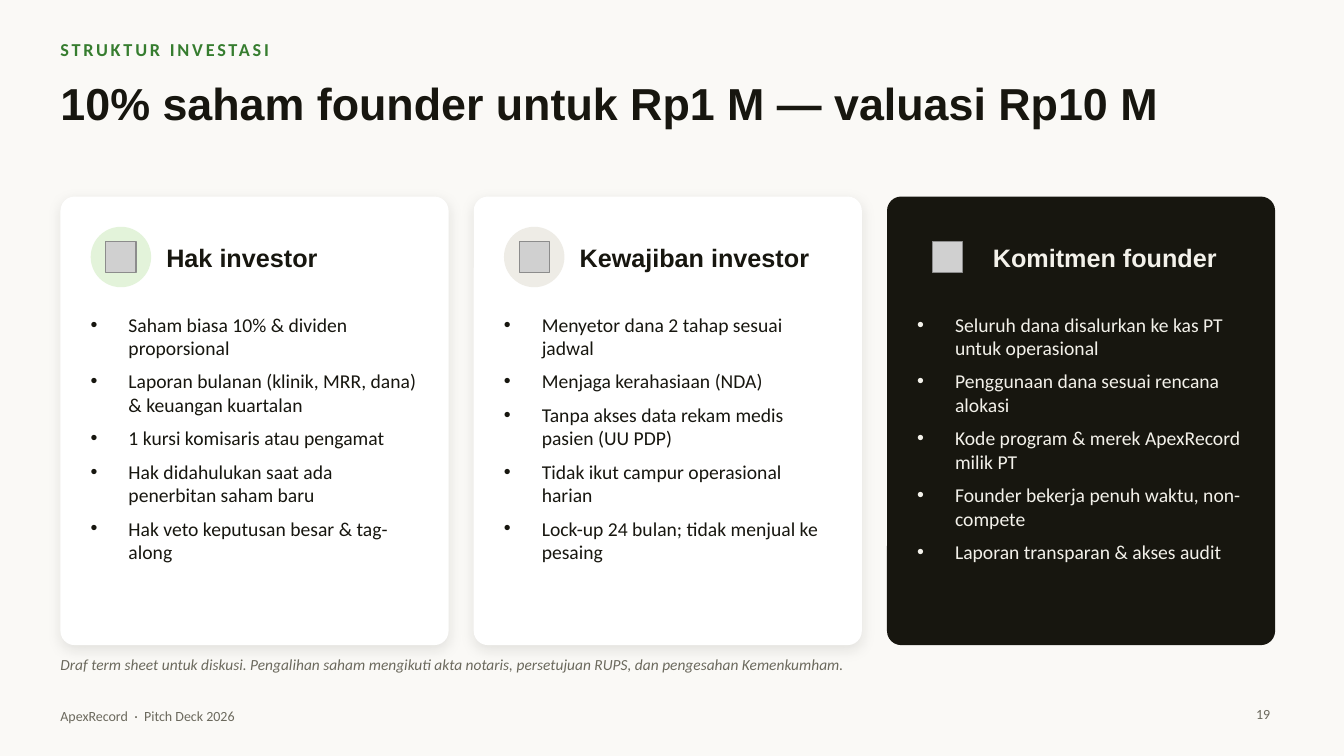
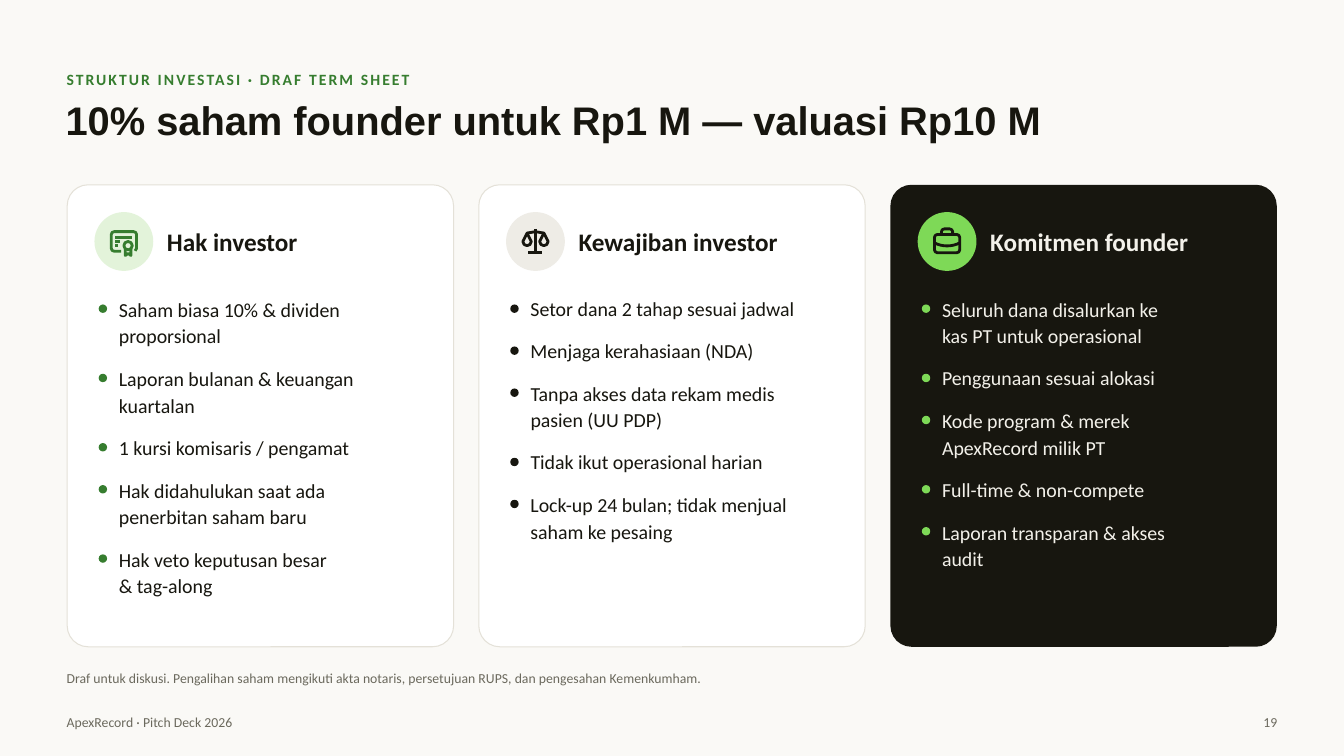
Before and after one commit to fajrulichsanai/apex-record, a slide deck: slide 19 of docs/pitch-deck/ApexRecord-Pitch-Deck.pptx. Drawn at 1344x756 pixels with LibreOffice and Linux fonts; fonts in the diff are those of the drawing; grey boxes stand for pictures. Boxes give left, top, right and bottom in pixels: in the first picture for what was removed or moved away, otherwise in the second. Text is boxed around its words. In the diff, an @@ line names an element or a change of style, - is before the commit and + after.

```diff
--- a/docs/pitch-deck/ApexRecord-Pitch-Deck.pptx
+++ b/docs/pitch-deck/ApexRecord-Pitch-Deck.pptx
@@ text at bbox=[67, 70, 456, 94]: text changed; size 13 to 11.2 pt @@
-STRUKTUR INVESTASI
+STRUKTUR INVESTASI · DRAF TERM SHEET
@@ text "10% saham founder untuk Rp1 ...": place and size @@
-text "10% saham founder untuk Rp1 ..." at bbox=[60, 87, 1157, 129]
+text "10% saham founder untuk Rp1 ..." at bbox=[66, 106, 1041, 143]
@@ text "10% saham founder untuk Rp1 ..." at bbox=[66, 106, 1041, 143]: size 32 to 28.5 pt @@
@@ rounded rectangle at bbox=[68, 185, 454, 646]: outline none to #E4E1D8 0.75 pt; shadow off; proportions changed @@
@@ rounded rectangle: place and size @@
-rounded rectangle at bbox=[60, 197, 449, 645]
+rounded rectangle at bbox=[68, 185, 454, 646]
@@ rounded rectangle: place and size @@
-rounded rectangle at bbox=[474, 197, 862, 645]
+rounded rectangle at bbox=[479, 185, 865, 646]
@@ rounded rectangle at bbox=[479, 185, 865, 646]: outline none to #E4E1D8 0.75 pt; shadow off; proportions changed @@
@@ rounded rectangle: place and size @@
-rounded rectangle at bbox=[887, 197, 1275, 645]
+rounded rectangle at bbox=[890, 185, 1276, 646]
@@ rounded rectangle at bbox=[890, 185, 1276, 646]: proportions changed @@
@@ ellipse: place and size @@
-ellipse at bbox=[91, 227, 151, 287]
+ellipse at bbox=[95, 212, 153, 270]
@@ font Arial to Calibri; vertical alignment middle to top in 3 elements at bbox=[579, 233, 777, 256], bbox=[990, 233, 1188, 251], bbox=[167, 233, 297, 251] @@
@@ ellipse: place and size @@
-ellipse at bbox=[504, 227, 565, 287]
+ellipse at bbox=[506, 212, 565, 270]
@@ ellipse: place and size @@
-ellipse at bbox=[918, 227, 978, 287]
+ellipse at bbox=[918, 212, 976, 270]
@@ ellipse at bbox=[918, 212, 976, 270]: fill #17160F to #7ED957 @@
@@ picture removed at bbox=[106, 242, 136, 272] @@
@@ picture removed at bbox=[519, 242, 549, 272] @@
@@ picture removed at bbox=[933, 242, 963, 272] @@
@@ text removed at bbox=[128, 318, 416, 563] @@
-• Saham biasa 10% & dividen proporsional
-• Laporan bulanan (klinik, MRR, dana) & keuangan kuartalan
-• 1 kursi komisaris atau pengamat
-• Hak didahulukan saat ada penerbitan saham baru
-• Hak veto keputusan besar & tag-along
@@ text removed at bbox=[542, 318, 818, 563] @@
-• Menyetor dana 2 tahap sesuai jadwal
-• Menjaga kerahasiaan (NDA)
-• Tanpa akses data rekam medis pasien (UU PDP)
-• Tidak ikut campur operasional harian
-• Lock-up 24 bulan; tidak menjual ke pesaing
@@ text removed at bbox=[955, 318, 1240, 562] @@
-• Seluruh dana disalurkan ke kas PT untuk operasional
-• Penggunaan dana sesuai rencana alokasi
-• Kode program & merek ApexRecord milik PT
-• Founder bekerja penuh waktu, non-compete
-• Laporan transparan & akses audit
@@ group added at bbox=[510, 229, 794, 543]: 5 freeform shapes, 5 ellipses, 5 texts @@
+Setor dana 2 tahap sesuai jadwal
+Menjaga kerahasiaan (NDA)
+Tanpa akses data rekam medis
+pasien (UU PDP)
+Tidak ikut operasional harian
+Lock-up 24 bulan; tidak menjual
+saham ke pesaing
@@ group added at bbox=[923, 229, 1165, 566]: 5 ellipses, 5 texts, 4 freeform shapes @@
+Seluruh dana disalurkan ke
+kas PT untuk operasional
+Penggunaan sesuai alokasi
+Kode program & merek
+ApexRecord milik PT
+Full-time & non-compete
+Laporan transparan & akses
+audit
@@ group added at bbox=[99, 232, 353, 597]: 6 freeform shapes, 5 ellipses, 5 texts @@
+Saham biasa 10% & dividen
+proporsional
+Laporan bulanan & keuangan
+kuartalan
+1 kursi komisaris / pengamat
+Hak didahulukan saat ada
+penerbitan saham baru
+Hak veto keputusan besar
+& tag-along
@@ text at bbox=[67, 673, 701, 686]: text changed; size 11 to 9.8 pt; italic off @@
-Draf term sheet untuk diskusi. Pengalihan saham mengikuti akta notaris, persetujuan RUPS, dan pengesahan Kemenkumham.
+Draf untuk diskusi. Pengalihan saham mengikuti akta notaris, persetujuan RUPS, dan pengesahan Kemenkumham.
@@ text removed at bbox=[60, 711, 234, 723] @@
-ApexRecord · Pitch Deck 2026
@@ text added at bbox=[67, 717, 232, 729], 9.8 pt, text #6B695D @@
+ApexRecord · Pitch Deck 2026
@@ text "19": place and size @@
-text "19" at bbox=[1256, 710, 1270, 719]
+text "19" at bbox=[1263, 718, 1277, 727]
@@ text "19" at bbox=[1263, 718, 1277, 727]: size 10 to 9.8 pt @@
```
Also in this commit, not shown: 19 other slides changed.
